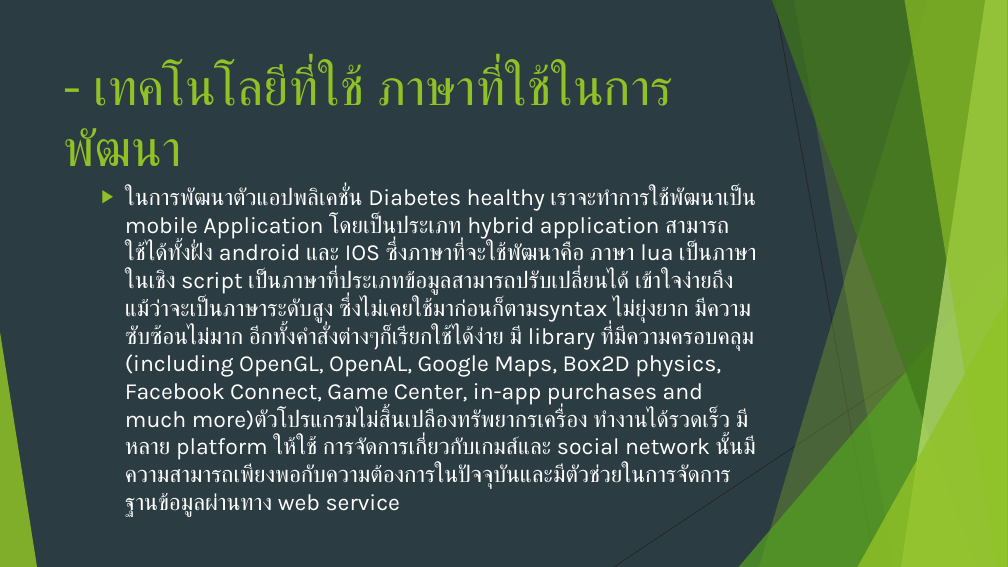
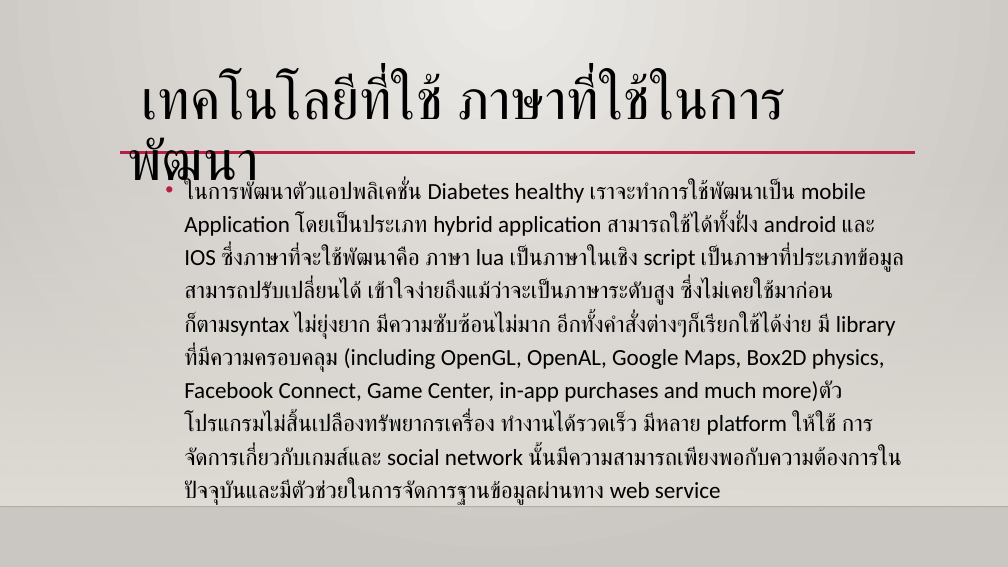
Before and after one commit to MrKriKri/project1, a slide deck: slide 5 of Diabetes Healthy.pptx. Drawn at 1008x567 pixels with LibreOffice and Linux fonts; fonts in the diff are those of the drawing; background and template pictures are left out. Boxes give left, top, right and bottom in pixels: in the first picture for what was removed or moved away, otherwise in the second. Text is boxed around its words. In the diff, an @@ line names an element or a change of style, - is before the commit and + after.

```diff
--- a/Diabetes Healthy.pptx
+++ b/Diabetes Healthy.pptx
@@ background #2C3C43 to gradient #ECEAE7 to #CAC7C1 @@
@@ title at [142,74,785,200]: text changed; size 48.6 to 54 pt; font Karla to Calibri; text colour #90C226 to #000000 @@
-- เทคโนโลยีที่ใช้ ภาษาที่ใช้ในการพัฒนา
+เทคโนโลยีที่ใช้ ภาษาที่ใช้ในการพัฒนา
@@ rectangle added at [0,167,1008,507], fill gradient #DFDBD5 @@
@@ text "ในการพัฒนาตัวแอปพลิเคชั่น Diabetes healthy เราจะทำการใช้พัฒน ...": place and size @@
-text "ในการพัฒนาตัวแอปพลิเคชั่น Diabetes healthy เราจะทำการใช้พัฒน ..." at [125,187,757,517]
+text "ในการพัฒนาตัวแอปพลิเคชั่น Diabetes healthy เราจะทำการใช้พัฒน ..." at [184,180,904,505]
@@ text "ในการพัฒนาตัวแอปพลิเคชั่น Diabetes healthy เราจะทำการใช้พัฒน ..." at [184,180,904,505]: font Karla to Calibri, text colour #FFFFFF to #000000; bullet ▶ to •; line spacing 1 to 1.2; less space between paragraphs; bullet colour #90C226 to #B71E42 @@
@@ line added from (120, 153) to (915, 153), #B71E42 2.5 pt @@
@@ group removed at [0,0,1008,567]: 5 freeform shapes, 3 triangles, 2 lines @@
@@ line added from (0, 507) to (1008, 507), #000001 1 pt @@
```
Also in this commit, not shown: 4 other slides changed, 13 slides added, 4 slides removed, 2 other files.
